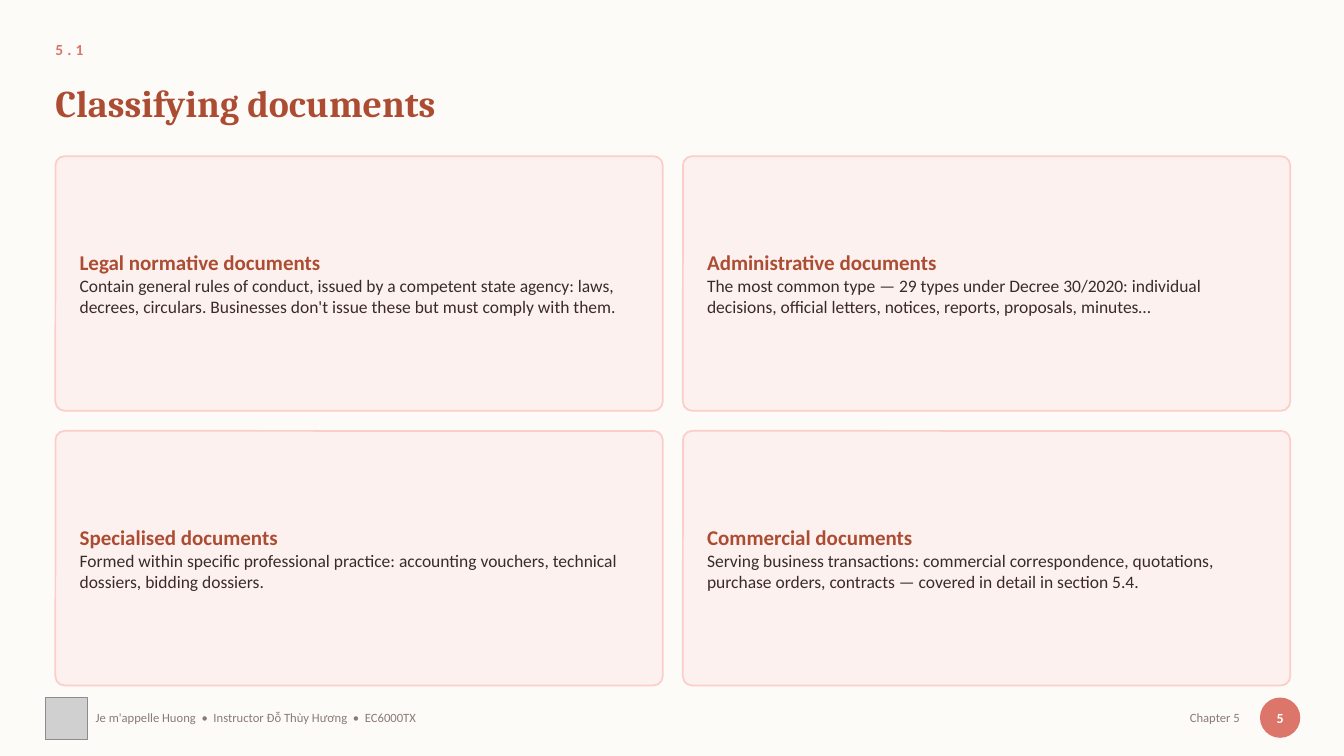
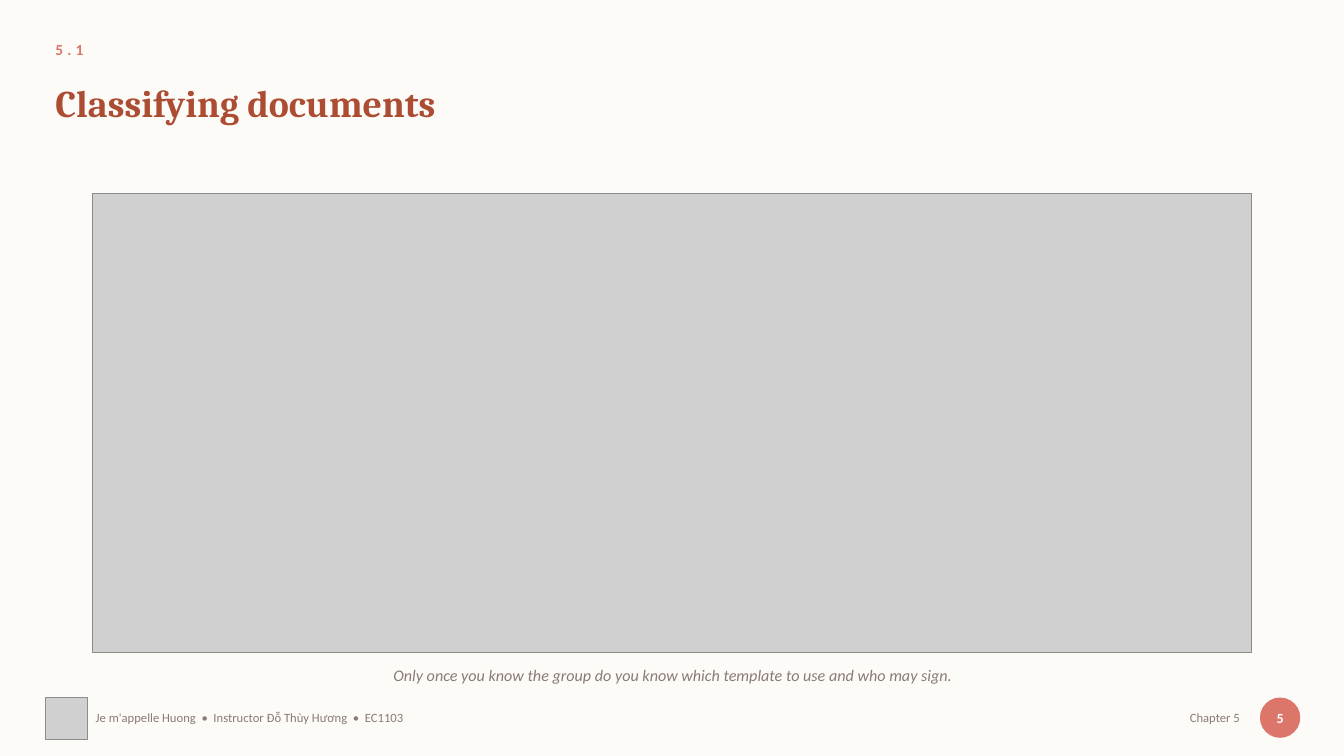
Before and after one commit to thuyhuongctu/ComDraft, a slide deck: slide 6 of slides/05-soan-thao-van-ban.en.pptx. Drawn at 1344x756 pixels with LibreOffice and Linux fonts; fonts in the diff are those of the drawing; grey boxes stand for pictures. Boxes give left, top, right and bottom in pixels: in the first picture for what was removed or moved away, otherwise in the second. Text is boxed around its words. In the diff, an @@ line names an element or a change of style, - is before the commit and + after.

```diff
--- a/slides/05-soan-thao-van-ban.en.pptx
+++ b/slides/05-soan-thao-van-ban.en.pptx
@@ rounded rectangle removed at (x1=55, y1=156, x2=663, y2=410) @@
@@ rounded rectangle removed at (x1=684, y1=156, x2=1292, y2=410) @@
@@ picture added at (x1=93, y1=194, x2=1251, y2=653) @@
@@ text removed at (x1=80, y1=255, x2=615, y2=316) @@
-Legal normative documents
-Contain general rules of conduct, issued by a competent state agency: laws, decrees, circulars. Businesses don't issue these but must comply with them.
@@ text removed at (x1=707, y1=255, x2=1201, y2=316) @@
-Administrative documents
-The most common type — 29 types under Decree 30/2020: individual decisions, official letters, notices, reports, proposals, minutes…
@@ rounded rectangle removed at (x1=55, y1=432, x2=663, y2=686) @@
@@ rounded rectangle removed at (x1=684, y1=432, x2=1292, y2=686) @@
@@ text removed at (x1=80, y1=530, x2=617, y2=591) @@
-Specialised documents
-Formed within specific professional practice: accounting vouchers, technical dossiers, bidding dossiers.
@@ text removed at (x1=707, y1=530, x2=1214, y2=591) @@
-Commercial documents
-Serving business transactions: commercial correspondence, quotations, purchase orders, contracts — covered in detail in section 5.4.
@@ text added at (x1=393, y1=670, x2=952, y2=684), 11.5 pt, text #8A7A76, italic @@
+Only once you know the group do you know which template to use and who may sign.
@@ text at (x1=96, y1=712, x2=403, y2=724): text changed @@
-Je m'appelle Huong • Instructor Đỗ Thùy Hương • EC6000TX
+Je m'appelle Huong • Instructor Đỗ Thùy Hương • EC1103
```
Also in this commit, not shown: 20 other slides changed, 42 other files.
